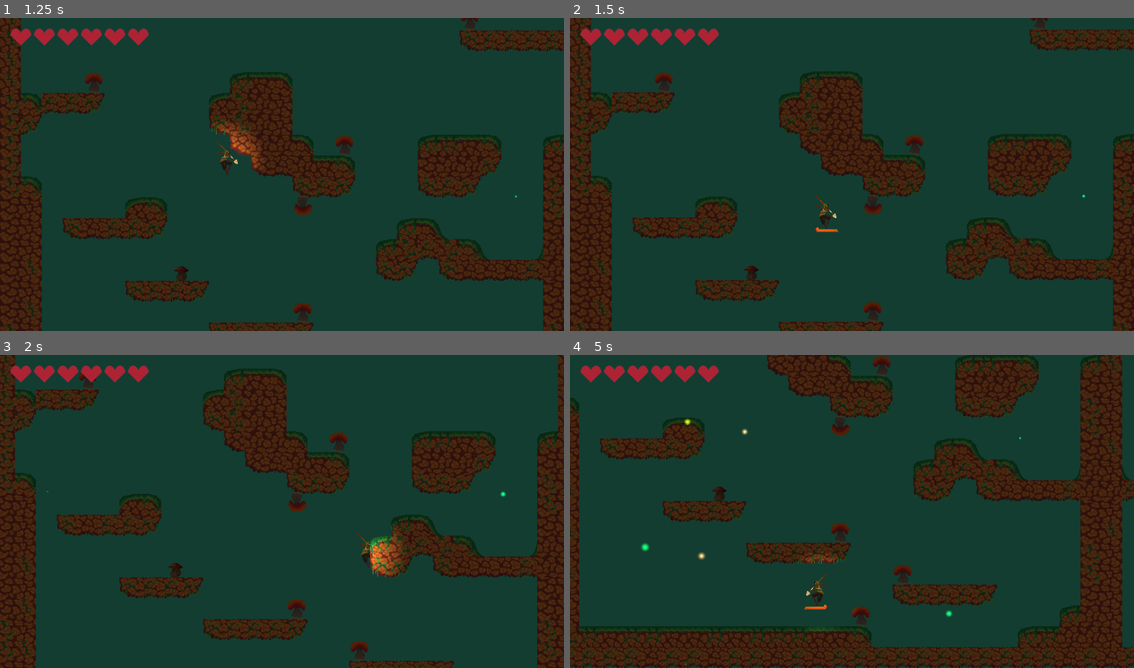
Above: before the commit, frames 1-4 (two rows, left to right).
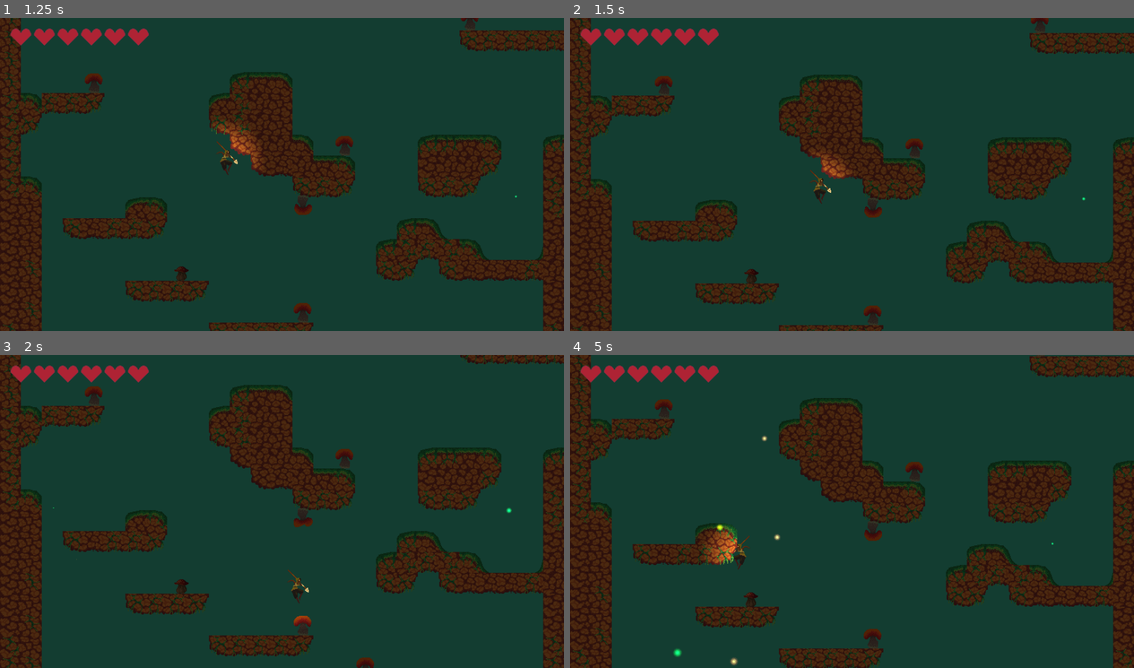
Above: after the commit, the same moments.

Repository: lemilonkh/GameOff23
Game: Godot game, scene res://scenes/main.tscn
The game is run twice, just before and just after one commit, with the same random seed, the same clock (stepped at 60 frames per second) and the same inputs.
Inputs:
- Up to frame 1 (1.25 s): hold Right (move_right) from 0.53 s (still down); hold Space (jump) from 0.53 s (still down); tap J (glide) at 0.6 s
- Up to frame 2 (1.5 s): keep holding Right (move_right); release Space (jump) at 1.28 s; tap Space (jump) at 1.35 s
- Up to frame 3 (2 s): keep holding Right (move_right); tap Space (jump) at 1.52, 1.82 s; tap J (glide) at 1.55 s
- Up to frame 4 (5 s): release Right (move_right) at 2.03 s; hold Left (move_left) 2.03-2.78 s; hold K (attack) 2.03-2.78 s; tap Space (jump) at 2.3, 3.02, 3.32, 3.77, 3.8, 4.07, 4.52, 4.82 s; hold Right (move_right) 2.78-4.28 s; tap J (glide) at 2.85, 4.35 s; hold Shift 3.53-4.28 s; hold Left (move_left) from 4.28 s (still down)

Frame 1 is identical in both runs. In frame 2, 11% of the frame differs, in the area x 0-100%, y 0-100%; in frame 3, 24%; in frame 4, 45%.

Commit message:
Use raycast instead of timer to decide between glide and jump buffer

Diff:
--- a/scenes/player.tscn
+++ b/scenes/player.tscn
@@ -17,7 +17,6 @@
 [ext_resource type="Script" path="res://scripts/hurtbox.gd" id="11_oftqw"]
 [ext_resource type="Script" path="res://addons/godot_state_charts/transition.gd" id="12_1ugos"]
 [ext_resource type="PackedScene" uid="uid://bcwkugn6v3oy7" path="res://addons/godot_state_charts/utilities/state_chart_debugger.tscn" id="15_1q7el"]
-[ext_resource type="Script" path="res://addons/godot_state_charts/expression_guard.gd" id="18_yaync"]
 
 [sub_resource type="AtlasTexture" id="AtlasTexture_c25gt"]
 atlas = ExtResource("2_j472s")
@@ -395,14 +394,6 @@
 "RESET": SubResource("Animation_7rodt")
 }
 
-[sub_resource type="Resource" id="Resource_b1mem"]
-script = ExtResource("18_yaync")
-expression = "jump_held"
-
-[sub_resource type="Resource" id="Resource_e5b6b"]
-script = ExtResource("18_yaync")
-expression = "!jump_held"
-
 [node name="Player" type="CharacterBody2D" groups=["Player"]]
 collision_layer = 2
 script = ExtResource("1_t485f")
@@ -427,6 +418,10 @@
 position = Vector2(0, 2)
 shape = SubResource("CapsuleShape2D_fjgps")
 debug_color = Color(0, 0.6, 0.701961, 0)
+
+[node name="RayCast2D" type="RayCast2D" parent="."]
+position = Vector2(0, 22)
+target_position = Vector2(0, 32)
 
 [node name="Camera2D" type="Camera2D" parent="."]
 limit_left = 0
@@ -562,10 +557,10 @@
 to = NodePath("../../Fall/NoJump")
 event = &"falling"
 
-[node name="OnJump" type="Node" parent="StateChart/Root/Movement/Airborne/Jump"]
+[node name="OnGlide" type="Node" parent="StateChart/Root/Movement/Airborne/Jump"]
 script = ExtResource("12_1ugos")
 to = NodePath("../../Glide")
-event = &"jump"
+event = &"glide"
 
 [node name="Fall" type="Node" parent="StateChart/Root/Movement/Airborne"]
 script = ExtResource("2_qoktu")
@@ -594,7 +589,7 @@
 
 [node name="OnJump" type="Node" parent="StateChart/Root/Movement/Airborne/Fall/NoJump"]
 script = ExtResource("12_1ugos")
-to = NodePath("../../../Glide")
+to = NodePath("../../JumpBuffer")
 event = &"jump"
 
 [node name="JumpBuffer" type="Node" parent="StateChart/Root/Movement/Airborne/Fall"]
@@ -605,16 +600,9 @@
 to = NodePath("../../../Jump")
 event = &"grounded"
 
-[node name="OnExpirationJumpHeld" type="Node" parent="StateChart/Root/Movement/Airborne/Fall/JumpBuffer"]
-script = ExtResource("12_1ugos")
-to = NodePath("../../../Glide")
-guard = SubResource("Resource_b1mem")
-delay_seconds = 0.2
-
 [node name="OnExpiration" type="Node" parent="StateChart/Root/Movement/Airborne/Fall/JumpBuffer"]
 script = ExtResource("12_1ugos")
 to = NodePath("../../NoJump")
-guard = SubResource("Resource_e5b6b")
 delay_seconds = 0.2
 
 [node name="Glide" type="Node" parent="StateChart/Root/Movement/Airborne"]
--- a/scripts/player.gd
+++ b/scripts/player.gd
@@ -40,6 +40,7 @@
 @onready var heart: TextureRect = %HealthContainer/TextureRect
 @onready var state_chart_debugger: MarginContainer = $CanvasLayer/StateChartDebugger
 @onready var animation_player: AnimationPlayer = $AnimationPlayer
+@onready var raycast: RayCast2D = $RayCast2D
 
 const HEART_EMPTY = preload("res://sprites/ui/heart_empty.png")
 const HEART_FULL = preload("res://sprites/ui/heart_full.png")
@@ -131,11 +132,10 @@
 	if event.is_action_pressed("attack"):
 		state_chart.send_event("attack")
 	elif event.is_action_pressed("jump"):
-		if is_on_floor():
+		if is_on_floor() or raycast.is_colliding():
 			state_chart.send_event("jump")
 		else:
-			await get_tree().create_timer(0.1).timeout
-			state_chart.send_event("jump")
+			state_chart.send_event("glide")
 		state_chart.set_expression_property("jump_held", true)
 	elif event.is_action_released("jump"):
 		state_chart.send_event("jump_released")
Not shown: 1 places in scenes/player.tscn that only renumber resources
